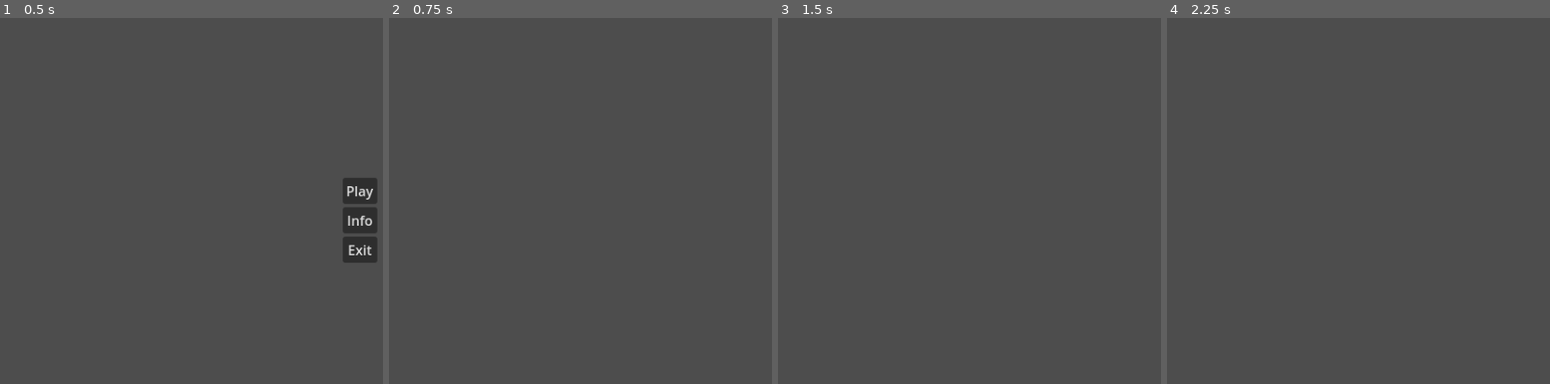
Above: before the commit, frames 1-4 (left to right).
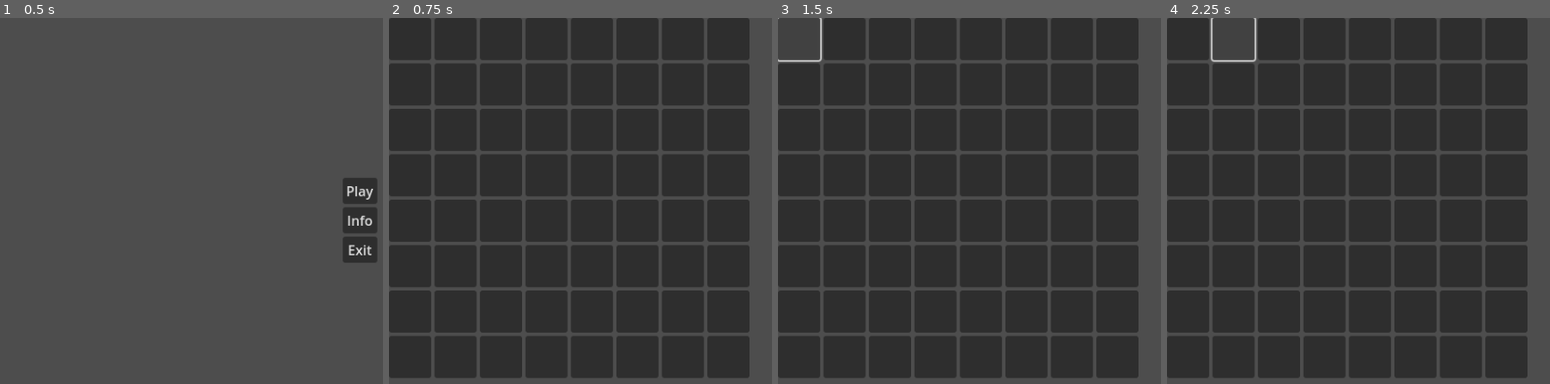
Above: after the commit, the same moments.

Repository: erkek2000/linukboard2d
Game: Godot game, scene res://scenes/menu.tscn
Same seed, same stepped clock (60 frames per second), same inputs: the game is played once before the commit and once after it.
Inputs (mouse positions are in pixels of both pictures, inside the frame that each line leads up to):
- Up to frame 1 (0.5 s): no input
- Up to frame 2 (0.75 s): click "Play" at 0.5 s
- Up to frame 3 (1.5 s): click (797, 39) at 1.27 s
- Up to frame 4 (2.25 s): click (1232, 39) at 2.02 s

Frame 1 is identical in both runs. In frame 2, 79% of the frame differs, in the area x 0-95%, y 0-99%; in frame 3, 78%; in frame 4, 78%.

Commit message:
Added the board.
Board with button signals that give button locations.

Diff:
--- a/scenes/game.tscn
+++ b/scenes/game.tscn
@@ -1,3 +1,17 @@
-[gd_scene format=3 uid="uid://bcvfonv5kitjp"]
+[gd_scene load_steps=3 format=3 uid="uid://bcvfonv5kitjp"]
 
-[node name="Game" type="Node2D"]
+[ext_resource type="Script" path="res://scripts/board_maker.gd" id="1_3fxhg"]
+[ext_resource type="Script" path="res://scripts/game.gd" id="1_3tyut"]
+
+[node name="Game" type="Control"]
+layout_mode = 3
+anchors_preset = 0
+script = ExtResource("1_3tyut")
+
+[node name="BoardMaker" type="FlowContainer" parent="."]
+layout_mode = 0
+offset_right = 40.0
+offset_bottom = 40.0
+script = ExtResource("1_3fxhg")
+
+[connection signal="send_location" from="BoardMaker" to="." method="_on_board_maker_send_location"]
--- /dev/null
+++ b/scripts/board_maker.gd
@@ -0,0 +1,31 @@
+extends FlowContainer
+
+@export var Board_Size_X = 8
+@export var Board_Size_Y = 8
+
+@export var Tile_Size_X: int = 50
+@export var Tile_Size_Y: int = 50
+
+var turn: String = "Player"
+
+signal send_location
+
+func _ready():
+	# stop negative numbers from happening
+	#if Board_Size_X < 0 or Board_Size_Y < 0:
+	#	return
+
+	# Set up the board
+	for y in Board_Size_Y:
+		self.size.y += Tile_Size_Y + 5
+		self.size.x += Tile_Size_X + 5
+
+		for x in Board_Size_X:
+			var temp = Button.new()
+			temp.set_custom_minimum_size(Vector2(Tile_Size_X, Tile_Size_Y))
+			temp.connect("pressed", func():
+				emit_signal("send_location", temp.name, turn))
+
+			#temp.button_pressed
+			temp.set_name(str(x) + "-" + str(y))
+			add_child(temp)
--- /dev/null
+++ b/scripts/game.gd
@@ -0,0 +1,17 @@
+extends Control
+
+
+# Called when the node enters the scene tree for the first time.
+func _ready() -> void:
+	pass # Replace with function body.
+
+
+# Called every frame. 'delta' is the elapsed time since the previous frame.
+func _process(delta: float) -> void:
+	pass
+
+
+# Button Pressed signal form BoardMaker.
+func _on_board_maker_send_location(name) -> void:
+	print(name)
+	pass # Replace with function body.
